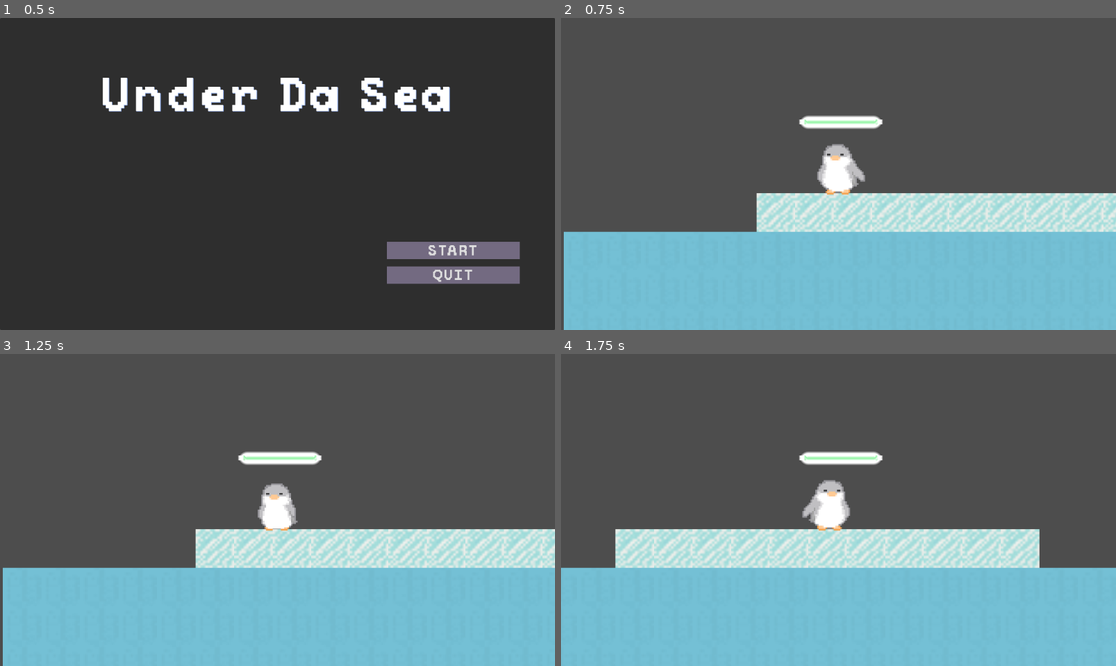
Above: before the commit, frames 1-4 (two rows, left to right).
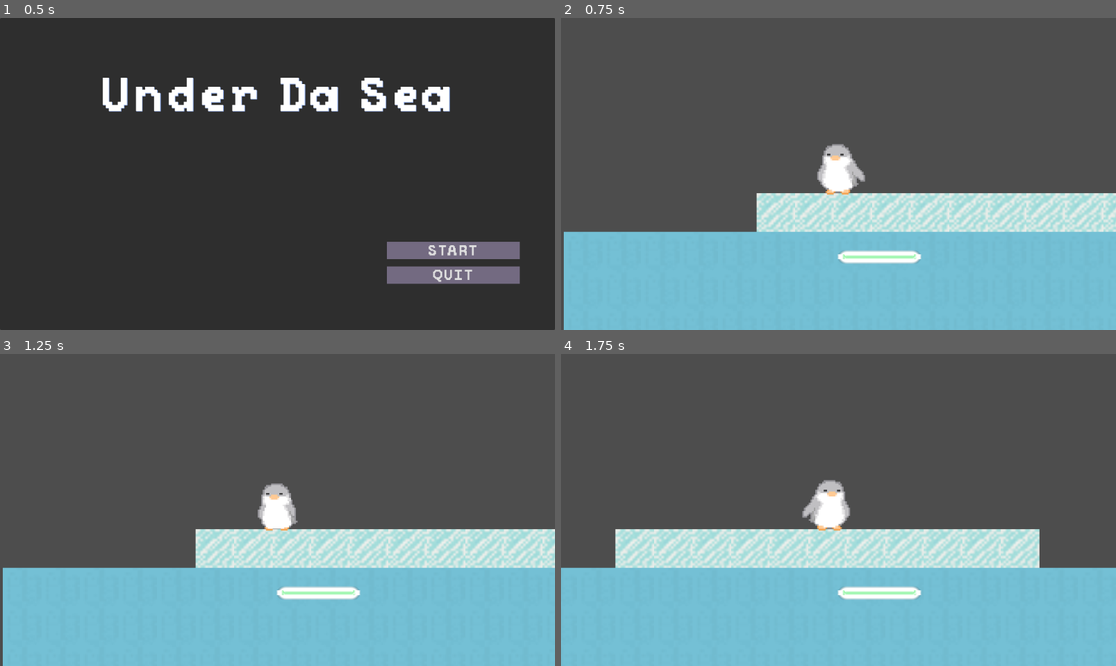
Above: after the commit, the same moments.

Repository: Jesuscanwalk/Under-da-sea
Game: Godot game, scene res://menus/main menu.tscn
Two runs of this game, one before a commit and one after it. Both use one fixed random seed, a clock stepped at 60 frames per second and the inputs below. The project has no main scene, so this scene is started directly.
Inputs:
- Up to frame 1 (0.5 s): no input
- Up to frame 2 (0.75 s): click "START" at 0.5 s
- Up to frame 3 (1.25 s): no input
- Up to frame 4 (1.75 s): hold D (right) from 1.28 s (still down); tap Space (jump) at 1.52 s

Frame 1 is identical in both runs. In frame 2, 1.3% of the frame differs, in the area x 42-65%, y 31-79%; in frame 3, 1.3%; in frame 4, 1.3%.

Commit message:
fix jump

Diff:
--- a/under-da-sea/player/player.gd
+++ b/under-da-sea/player/player.gd
@@ -6,7 +6,7 @@
 @onready var animated_sprite: AnimatedSprite2D = $AnimationPlayer
 
 @export var SPEED : float = 130.0
-@export var JUMP_VELOCITY : float = -5.0
+@export var JUMP_VELOCITY : float = -150
 @export var SWIM_GRAVITY : float = 0.25
 @export var SWIM_VELOCITY : float = 80
 @export var SWIM_JUMP : float = -150
--- a/under-da-sea/player/player.tscn
+++ b/under-da-sea/player/player.tscn
@@ -155,11 +155,13 @@
 offset_bottom = 37.0
 
 [node name="HealthBar" type="ProgressBar" parent="Control"]
-layout_mode = 0
-offset_left = -16.0
-offset_top = -21.0
-offset_right = 18.0
-offset_bottom = -16.0
+layout_mode = 1
+anchors_preset = 2
+anchor_top = 1.0
+anchor_bottom = 1.0
+offset_top = -5.0
+offset_right = 34.0
+grow_vertical = 0
 pivot_offset = Vector2(48, -11)
 theme_override_styles/fill = SubResource("StyleBoxFlat_riqx2")
 max_value = 3.0
